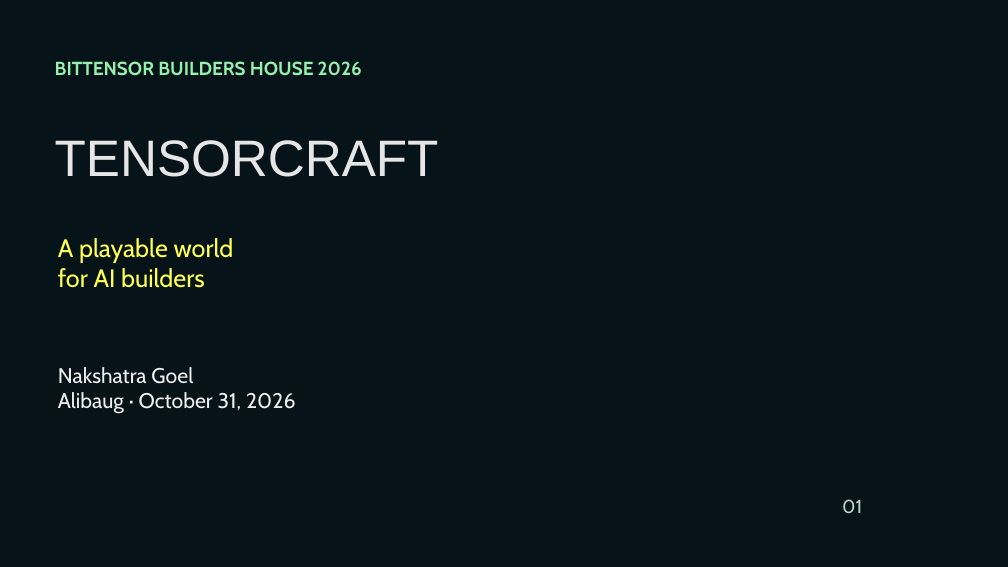
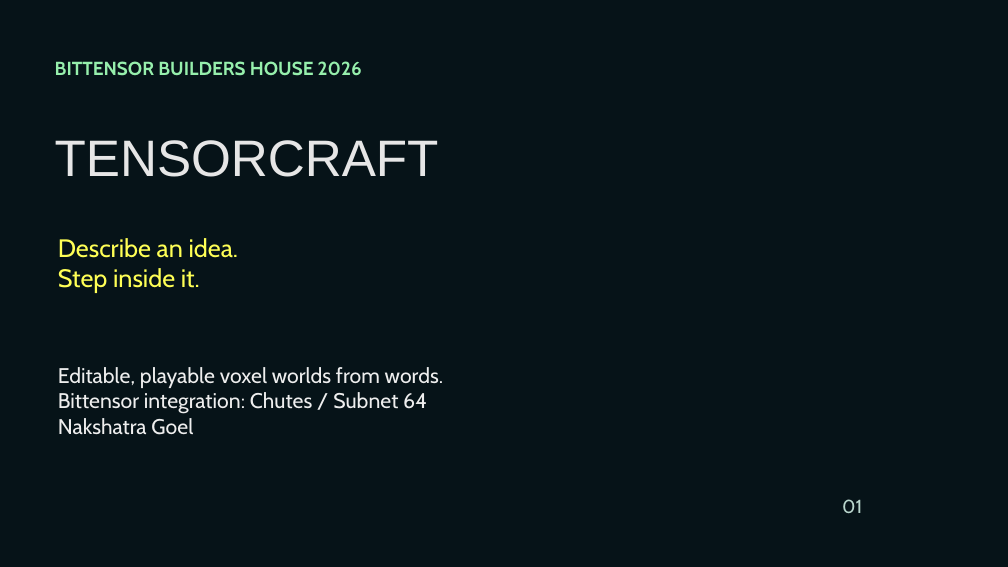
Before and after one commit to Nakshatra05/tensorcraft-bittensor, a slide deck: slide 1 of presentation/TensorCraft-Bittensor-Pitch.pptx. Drawn at 1008x567 pixels with LibreOffice and Linux fonts; fonts in the diff are those of the drawing; background and template pictures are left out. Boxes give left, top, right and bottom in pixels: in the first picture for what was removed or moved away, otherwise in the second. Text is boxed around its words. In the diff, an @@ line names an element or a change of style, - is before the commit and + after.

Commit message:
Reshape pitch around Bittensor world-building narrative

```diff
--- a/presentation/TensorCraft-Bittensor-Pitch.pptx
+++ b/presentation/TensorCraft-Bittensor-Pitch.pptx
@@ text at (58, 238, 238, 293): text changed @@
-A playable world
-for AI builders
+Describe an idea.
+Step inside it.
@@ text at (58, 367, 444, 414): paragraphs added @@
+Editable, playable voxel worlds from words.
+Bittensor integration: Chutes / Subnet 64
@@ text at (58, 392, 296, 414): paragraph removed @@
-Alibaug · October 31, 2026
```
Also in this commit, not shown: 5 other slides changed, 2 slides added, 2 slides removed.
